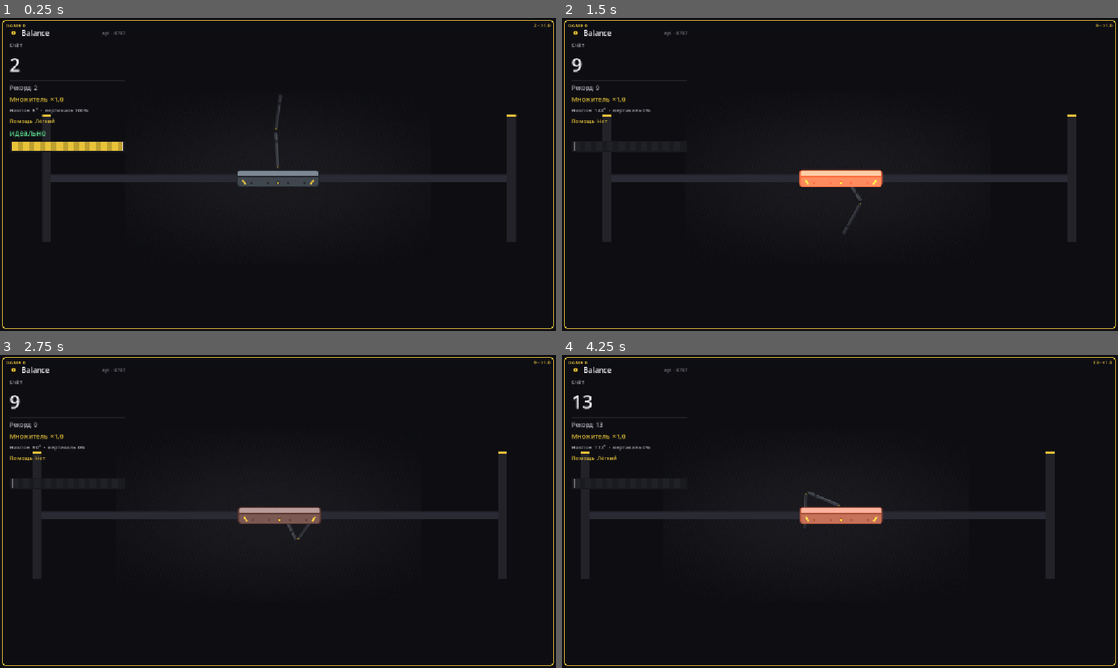
Above: before the commit, frames 1-4 (two rows, left to right).
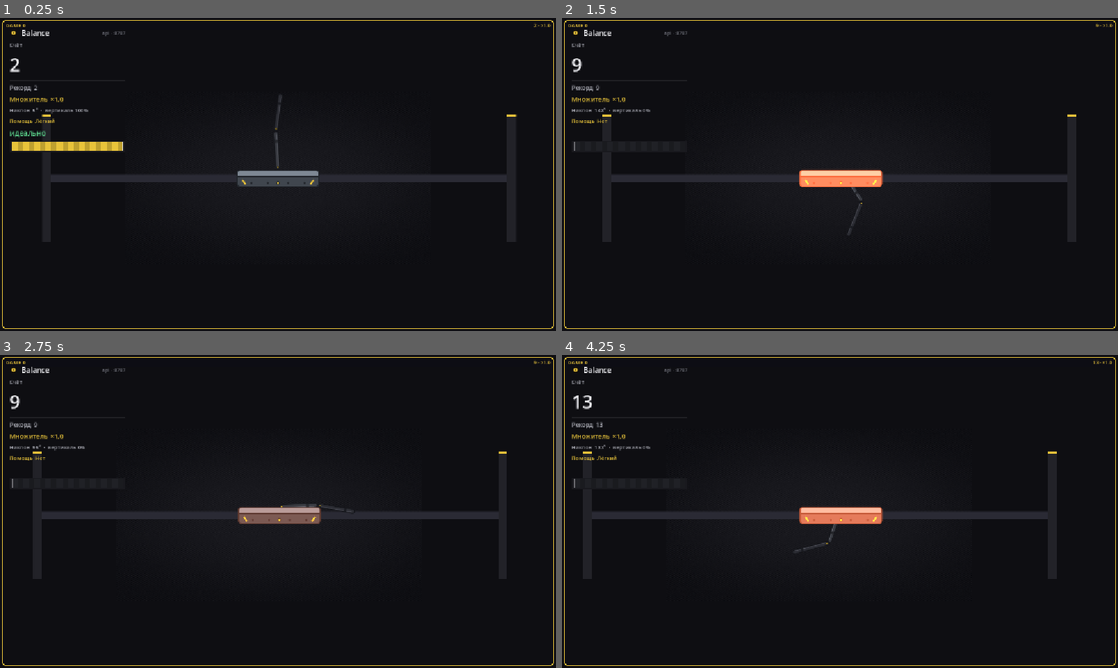
Above: after the commit, the same moments.

Repository: rival-afk/balance
Game: Godot game, scene res://main.tscn
Two runs of this game, one before a commit and one after it. Both use one fixed random seed, a clock stepped at 60 frames per second and the inputs below.
Inputs:
- Up to frame 1 (0.25 s): no input
- Up to frame 2 (1.5 s): tap Enter at 0.5 s; hold Right (ui_right) 0.53-1.28 s; hold Down from 1.28 s (still down)
- Up to frame 3 (2.75 s): release Down at 2.03 s; hold Right (ui_right) from 2.03 s (still down)
- Up to frame 4 (4.25 s): release Right (ui_right) at 2.78 s; hold Up 2.78-3.53 s; hold Left (ui_left) from 3.53 s (still down)

The runs differ from the first frame. In frame 2, less than 0.1% of the frame differs, in the area x 50-54%, y 54-70%; in frame 3, 0.1%; in frame 4, 0.7%, in the area x 3-89%, y 29-64%.

Commit message:
Restore damping in lane physics (arm angular drag 0.10, cart drag 3.0)

Diff:
--- a/lane.gd
+++ b/lane.gd
@@ -144,7 +144,7 @@
 	var s1 := sin(t1); var s2 := sin(t2)
 	var c1 := cos(t1); var c2 := cos(t2)
 
-	var b0 := force + 2.0 * s1 * v1 * v1 + s2 * v2 * v2
+	var b0 := force - CART_DAMP * vx + 2.0 * s1 * v1 * v1 + s2 * v2 * v2
 	var b1 := -(sd * v2 * v2 + GRAVITY * 2.0 * s1)
 	var b2 := sd * v1 * v1 - GRAVITY * s2
 
@@ -156,6 +156,10 @@
 	var ac := (b0 * (m11 * m22 - m12 * m21) - m01 * (b1 * m22 - m12 * b2) + m02 * (b1 * m21 - m11 * b2)) / det
 	var a1 := (m00 * (b1 * m22 - m12 * b2) - b0 * (m10 * m22 - m12 * m20) + m02 * (m10 * b2 - b1 * m20)) / det
 	var a2 := (m00 * (m11 * b2 - b1 * m21) - m01 * (m10 * b2 - b1 * m20) + b0 * (m10 * m21 - m11 * m20)) / det
+
+	# angular damping on the arms
+	a1 = a1 - DAMPING * v1
+	a2 = a2 - DAMPING * v2
 
 	var lvl := clampi(assist_level, 0, 4)
 	var kp: float = ASSIST_KP[lvl]
